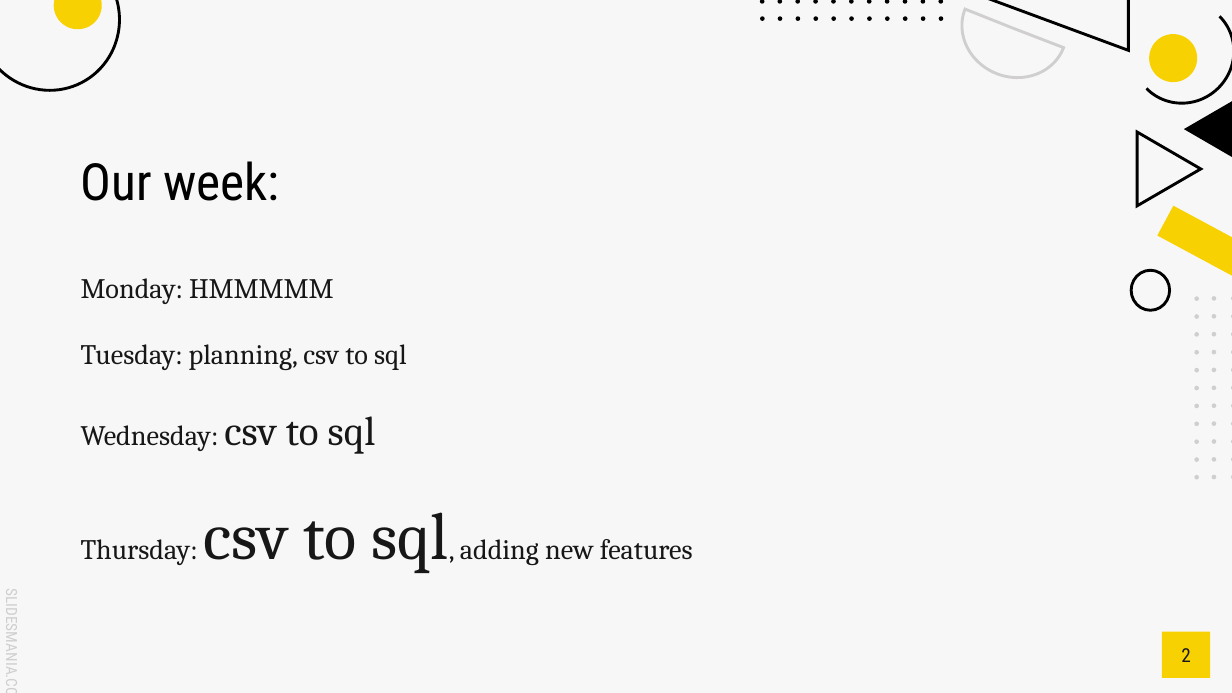
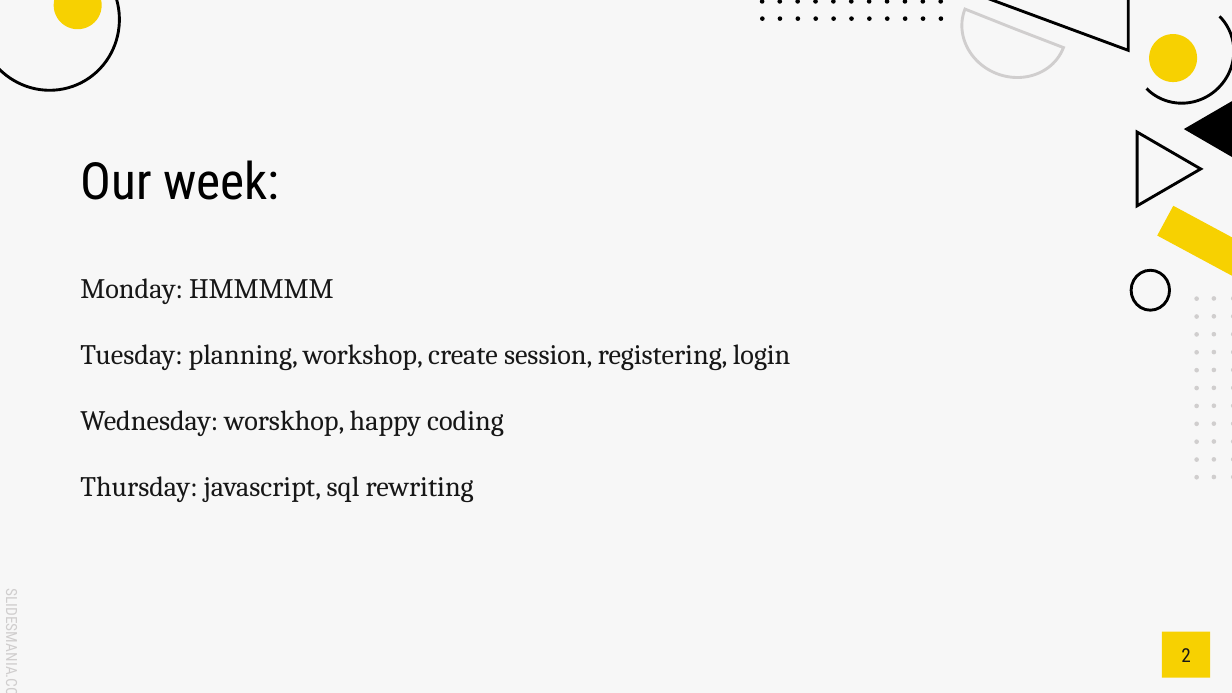
Before and after one commit to CodecoolGlobal/ask-mate-3-python-KisLorand, a slide deck: slide 2 of askm8000.pptx. Drawn at 1232x693 pixels with LibreOffice and Linux fonts; fonts in the diff are those of the drawing. Boxes give left, top, right and bottom in pixels: in the first picture for what was removed or moved away, otherwise in the second. Text is boxed around its words. In the diff, an @@ line names an element or a change of style, - is before the commit and + after.

```diff
--- a/askm8000.pptx
+++ b/askm8000.pptx
@@ text at [80,344,791,502]: text changed @@
-Tuesday: planning, csv to sql
-Wednesday: csv to sql
-Thursday: csv to sql, adding new features
+Tuesday: planning, workshop, create session, registering, login
+Wednesday: worskhop, happy coding
+Thursday: javascript, sql rewriting
```
Also in this commit, not shown: 7 other slides changed, 2 slides added, 4 other files.
